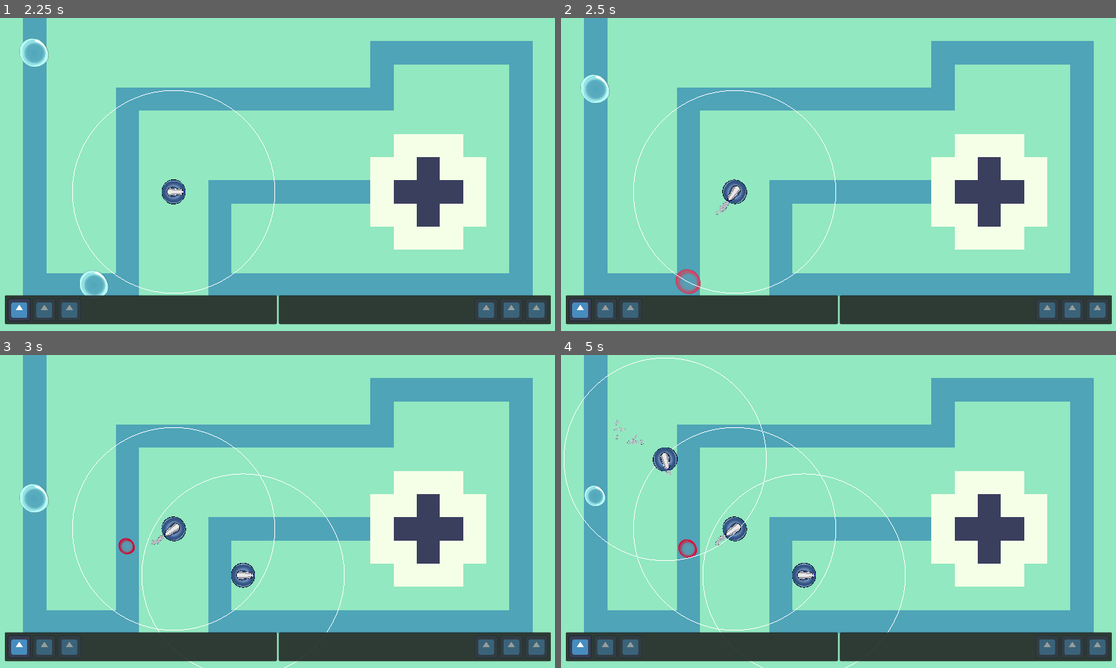
Above: before the commit, frames 1-4 (two rows, left to right).
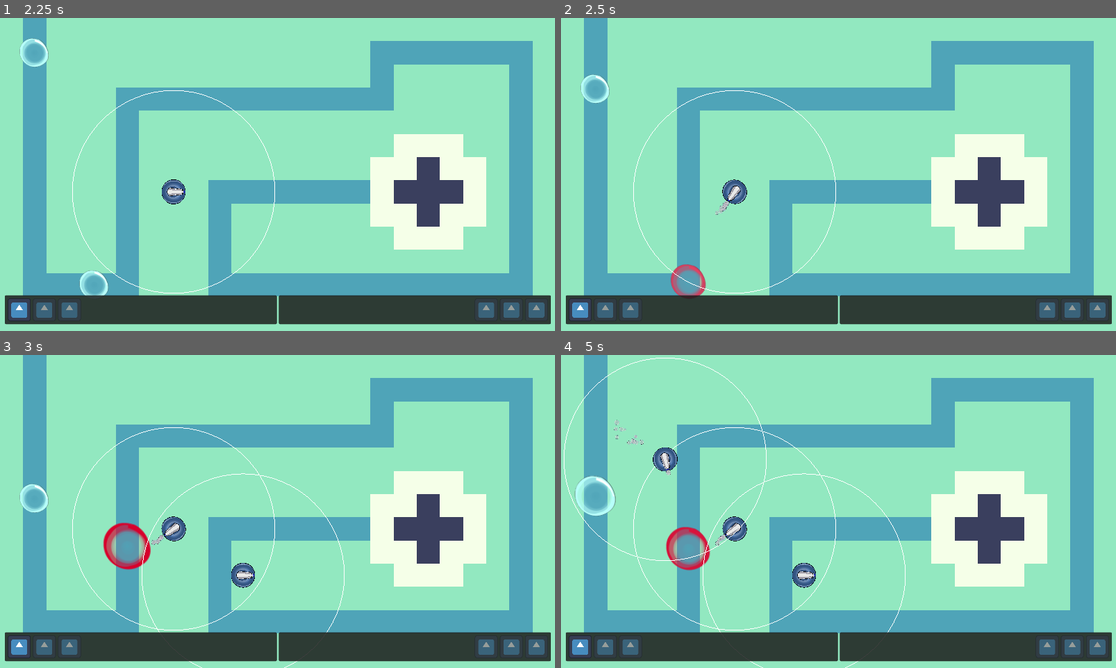
Above: after the commit, the same moments.

Repository: JustPause/GameJam2025
Game: Godot game, scene res://Scene/Green Lands.tscn
Same seed, same stepped clock (60 frames per second), same inputs: the game is played once before the commit and once after it. The engine's default icon, where the game draws it, is replaced by a stand-in: a white triangle on a blue panel in a dark square. Sound files missing from this copy of the repository are replaced by a short silence.
Inputs (mouse positions are in pixels of both pictures, inside the frame that each line leads up to):
- Up to frame 1 (2.25 s): move the mouse to (399, 158) at 0.52 s; click (399, 158) at 0.67 s; move the mouse to (166, 190) at 1.27 s; click (166, 190) at 1.42 s; tap Enter at 2 s; move the mouse to (333, 105) at 2.02 s; click (333, 105) at 2.17 s
- Up to frame 2 (2.5 s): no input
- Up to frame 3 (3 s): move the mouse to (249, 574) at 2.77 s; click (249, 574) at 2.92 s
- Up to frame 4 (5 s): move the mouse to (1005, 558) at 3.52 s; click (1005, 558) at 3.67 s; move the mouse to (672, 464) at 4.27 s; click (672, 464) at 4.42 s

Frame 1 is identical in both runs. In frame 2, 0.4% of the frame differs, in the area x 19-27%, y 78-90%; in frame 3, 0.7%; in frame 4, 1.2%, in the area x 2-27%, y 38-69%.

Commit message:
bubbles shrank instead of growing

Diff:
--- a/Code/enemy_spawner.gd
+++ b/Code/enemy_spawner.gd
@@ -43,12 +43,12 @@
 
 var wave=[]
 var enemys = [
-	Enemys.new("Basic Bubble", "Air", 5.0, 5.0, 1, Vector2(0.3, 0.3), 300.0,basic_bubble_scene),
-	Enemys.new("Basic Bubble1", "Air", 5.0, 5.0, 1, Vector2(0.3, 0.3), 300.0,basic_bubble_scene),
-	Enemys.new("Basic Bubble2", "Air", 5.0, 5.0, 1, Vector2(0.3, 0.3), 300.0,basic_bubble_scene),
-	Enemys.new("Basic Bubble3", "Air", 5.0, 5.0, 1, Vector2(0.3, 0.3), 300.0,basic_bubble_scene),
-	Enemys.new("Basic Bubble4", "Air", 5.0, 5.0, 1, Vector2(0.3, 0.3), 300.0,basic_bubble_scene),
-	Enemys.new("Basic Bubble5", "Air", 5.0, 5.0, 1, Vector2(0.3, 0.3), 300.0,basic_bubble_scene)
+	Enemys.new("Basic Bubble", "Air", 5.0, 5.0, 1, Vector2(2, 2), 300.0,basic_bubble_scene),
+	Enemys.new("Basic Bubble1", "Air", 5.0, 5.0, 1, Vector2(2, 2), 300.0,basic_bubble_scene),
+	Enemys.new("Basic Bubble2", "Air", 5.0, 5.0, 1, Vector2(2, 2), 300.0,basic_bubble_scene),
+	Enemys.new("Basic Bubble3", "Air", 5.0, 5.0, 1, Vector2(2, 2), 300.0,basic_bubble_scene),
+	Enemys.new("Basic Bubble4", "Air", 5.0, 5.0, 1, Vector2(2, 2), 300.0,basic_bubble_scene),
+	Enemys.new("Basic Bubble5", "Air", 5.0, 5.0, 1, Vector2(2, 2), 300.0,basic_bubble_scene)
 ]
 
 func _ready() -> void:
